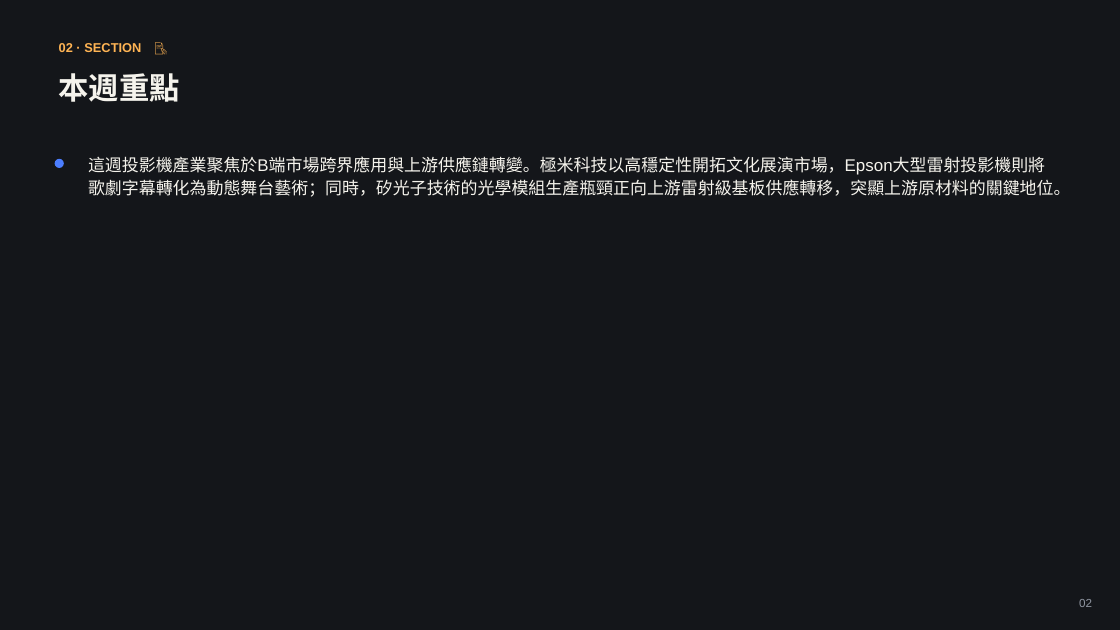
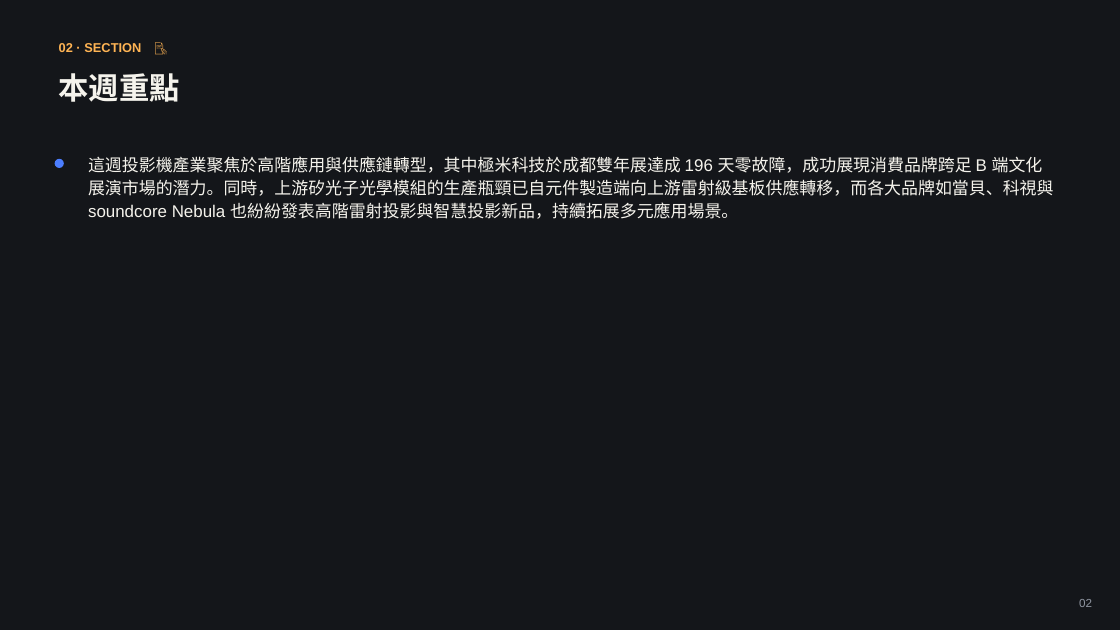
Before and after one commit to coffee30233-gif/Project-Insight, a slide deck: slide 2 of data/reports/2026-W38.pptx. Drawn at 1120x630 pixels with LibreOffice and Linux fonts; fonts in the diff are those of the drawing. Boxes give left, top, right and bottom in pixels: in the first picture for what was removed or moved away, otherwise in the second. Text is boxed around its words. In the diff, an @@ line names an element or a change of style, - is before the commit and + after.

```diff
--- a/data/reports/2026-W38.pptx
+++ b/data/reports/2026-W38.pptx
@@ text at (x1=88, y1=156, x2=1054, y2=219): text changed @@
-這週投影機產業聚焦於B端市場跨界應用與上游供應鏈轉變。極米科技以高穩定性開拓文化展演市場，Epson大型雷射投影機則將歌劇字幕轉化為動態舞台藝術；同時，矽光子技術的光學模組生產瓶頸正向上游雷射級基板供應轉移，突顯上游原材料的關鍵地位。
+這週投影機產業聚焦於高階應用與供應鏈轉型，其中極米科技於成都雙年展達成 196 天零故障，成功展現消費品牌跨足 B 端文化展演市場的潛力。同時，上游矽光子光學模組的生產瓶頸已自元件製造端向上游雷射級基板供應轉移，而各大品牌如當貝、科視與 soundcore Nebula 也紛紛發表高階雷射投影與智慧投影新品，持續拓展多元應用場景。
```
Also in this commit, not shown: 4 other slides changed, 1 slide added, 6 other files.
